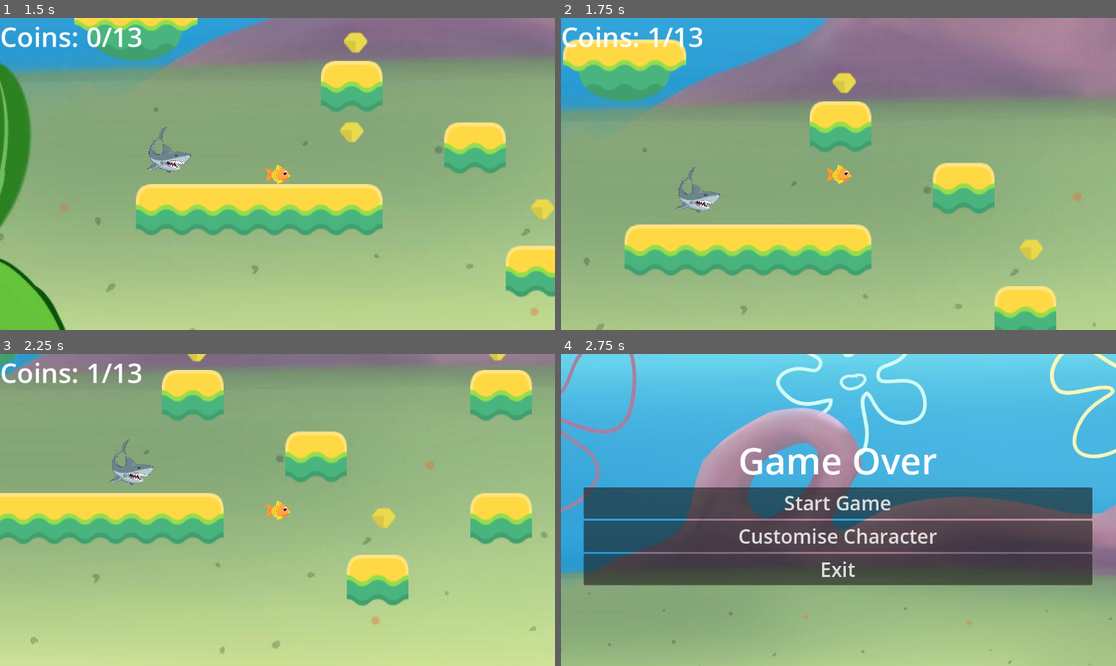
Above: before the commit, frames 1-4 (two rows, left to right).
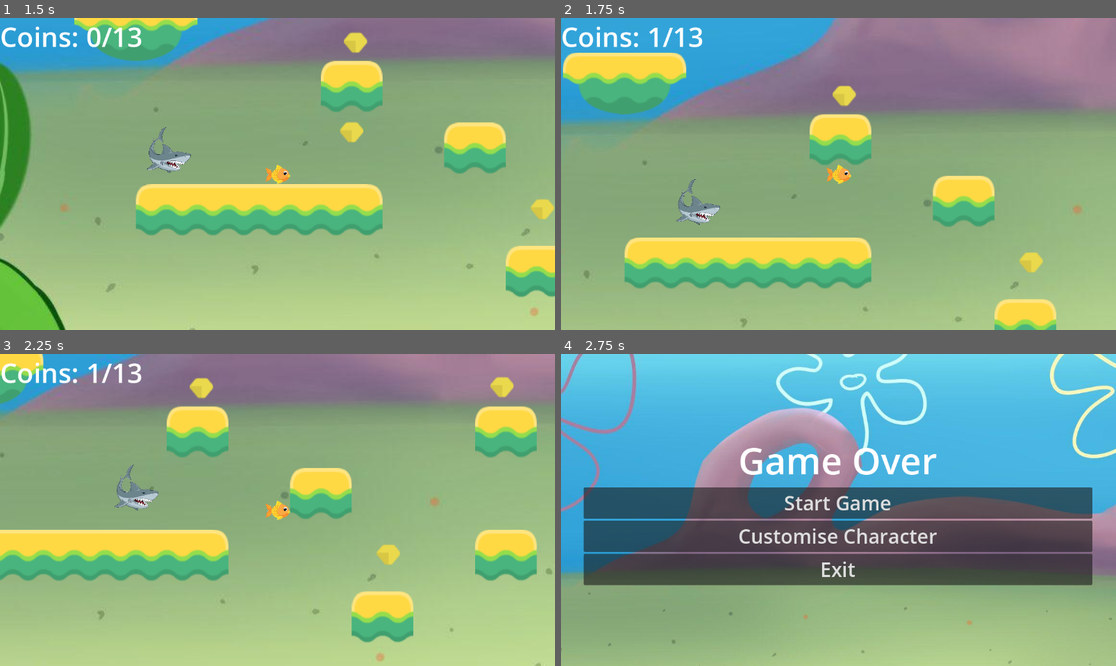
Above: after the commit, the same moments.

Repository: alwod/ADA-GameJam
Game: Godot game, scene res://start_screen.tscn
Same seed, same stepped clock (60 frames per second), same inputs: the game is played once before the commit and once after it.
Inputs:
- Up to frame 1 (1.5 s): click "Start Game" at 0.5 s; hold D (move_right) from 1.28 s (still down); hold S (duck) from 1.28 s (still down)
- Up to frame 2 (1.75 s): keep holding D (move_right); keep holding S (duck); tap Space (jump) at 1.52 s
- Up to frame 3 (2.25 s): keep holding D (move_right); release S (duck) at 2.03 s; tap S (duck) at 2.1 s
- Up to frame 4 (2.75 s): keep holding D (move_right); tap Space (jump) at 2.27 s

Frame 1 is identical in both runs. In frame 2, 21% of the frame differs, in the area x 0-100%, y 0-100%; in frame 3, 40%; in frame 4, nothing differs.

Commit message:
fixed tileset collisionboxes

Diff:
--- a/source/levels/level_1.tscn
+++ b/source/levels/level_1.tscn
@@ -22,34 +22,25 @@
 4:0/0 = 0
 4:0/0/physics_layer_0/polygon_0/points = PackedVector2Array(-32, -32, 32, -32, 32, 32, -32, 32)
 5:0/0 = 0
-5:0/0/physics_layer_0/polygon_0/points = PackedVector2Array(-32, -32, 32, -32, 32, 32, -32, 32)
+5:0/0/physics_layer_0/polygon_0/points = PackedVector2Array(-32, -32, 32, -32, 32, 11.2894745, -32, 12.4184265)
 6:0/0 = 0
-6:0/0/physics_layer_0/polygon_0/points = PackedVector2Array(-32, -32, 32, -32, 32, 32, -32, 32)
+6:0/0/physics_layer_0/polygon_0/points = PackedVector2Array(-32, -32, 32, -32, 32, 13.547371, -32, 13.547371)
 7:0/0 = 0
-7:0/0/physics_layer_0/polygon_0/points = PackedVector2Array(-32, -32, 32, -32, 32, 32, -32, 32)
+7:0/0/physics_layer_0/polygon_0/points = PackedVector2Array(-32, -32, 32, -32, 32, 13.547371, -32, 13.547371)
 8:0/0 = 0
-8:0/0/physics_layer_0/polygon_0/points = PackedVector2Array(-32, -32, 32, -32, 32, 32, -32, 32)
+8:0/0/physics_layer_0/polygon_0/points = PackedVector2Array(-32, -32, 32, -32, 32, 13.547371, -32, 13.547371)
 9:0/0 = 0
 10:0/0 = 0
 11:0/0 = 0
 12:0/0 = 0
-12:0/0/physics_layer_0/polygon_0/points = PackedVector2Array(-32, -32, 32, -32, 32, 32, -32, 32)
 13:0/0 = 0
-13:0/0/physics_layer_0/polygon_0/points = PackedVector2Array(-32, -32, 32, -32, 32, 32, -32, 32)
 14:0/0 = 0
-14:0/0/physics_layer_0/polygon_0/points = PackedVector2Array(-32, -32, 32, -32, 32, 32, -32, 32)
 15:0/0 = 0
-15:0/0/physics_layer_0/polygon_0/points = PackedVector2Array(-32, -32, 32, -32, 32, 32, -32, 32)
 16:0/0 = 0
-16:0/0/physics_layer_0/polygon_0/points = PackedVector2Array(-32, -32, 32, -32, 32, 32, -32, 32)
 17:0/0 = 0
-17:0/0/physics_layer_0/polygon_0/points = PackedVector2Array(-32, -32, 32, -32, 32, 32, -32, 32)
 18:0/0 = 0
-18:0/0/physics_layer_0/polygon_0/points = PackedVector2Array(-32, -32, 32, -32, 32, 32, -32, 32)
 19:0/0 = 0
-19:0/0/physics_layer_0/polygon_0/points = PackedVector2Array(-32, -32, 32, -32, 32, 32, -32, 32)
 20:0/0 = 0
-20:0/0/physics_layer_0/polygon_0/points = PackedVector2Array(-32, -32, 32, -32, 32, 32, -32, 32)
 21:0/0 = 0
 21:0/0/physics_layer_0/polygon_0/points = PackedVector2Array(-32, -32, 32, -32, 32, 32, -32, 32)
 0:1/0 = 0
@@ -74,23 +65,18 @@
 10:1/0 = 0
 11:1/0 = 0
 12:1/0 = 0
-12:1/0/physics_layer_0/polygon_0/points = PackedVector2Array(-32, -32, 32, -32, 32, 32, -32, 32)
 13:1/0 = 0
-13:1/0/physics_layer_0/polygon_0/points = PackedVector2Array(-32, -32, 32, -32, 32, 32, -32, 32)
 14:1/0 = 0
-14:1/0/physics_layer_0/polygon_0/points = PackedVector2Array(-32, -32, 32, -32, 32, 32, -32, 32)
 15:1/0 = 0
-15:1/0/physics_layer_0/polygon_0/points = PackedVector2Array(-32, -32, 32, -32, 32, 32, -32, 32)
 16:1/0 = 0
-16:1/0/physics_layer_0/polygon_0/points = PackedVector2Array(-32, -32, 32, -32, 32, 32, -32, 32)
 17:1/0 = 0
-17:1/0/physics_layer_0/polygon_0/points = PackedVector2Array(-32, -32, 32, -32, 32, 32, -32, 32)
+17:1/0/physics_layer_0/polygon_0/points = PackedVector2Array(-32, 1.1289482, 32, 1.1289482, 32, 32, -32, 32)
 18:1/0 = 0
-18:1/0/physics_layer_0/polygon_0/points = PackedVector2Array(-32, -32, 32, -32, 32, 32, -32, 32)
+18:1/0/physics_layer_0/polygon_0/points = PackedVector2Array(-32, 1.1289482, 32, 1.1289482, 32, 32, -32, 32)
 19:1/0 = 0
-19:1/0/physics_layer_0/polygon_0/points = PackedVector2Array(-32, -32, 32, -32, 32, 32, -32, 32)
+19:1/0/physics_layer_0/polygon_0/points = PackedVector2Array(-32, 1.1289482, 32, 1.1289482, 32, 32, -32, 32)
 20:1/0 = 0
-20:1/0/physics_layer_0/polygon_0/points = PackedVector2Array(-32, -32, 32, -32, 32, 32, -32, 32)
+20:1/0/physics_layer_0/polygon_0/points = PackedVector2Array(-32, 1.1289482, 32, 1.1289482, 32, 32, -32, 32)
 21:1/0 = 0
 21:1/0/physics_layer_0/polygon_0/points = PackedVector2Array(-32, -32, 32, -32, 32, 32, -32, 32)
 0:2/0 = 0
@@ -108,22 +94,17 @@
 6:2/0 = 0
 6:2/0/physics_layer_0/polygon_0/points = PackedVector2Array(-32, -32, 32, -32, 32, 32, -32, 32)
 7:2/0 = 0
-7:2/0/physics_layer_0/polygon_0/points = PackedVector2Array(-32, -32, 32, -32, 32, 32, -32, 32)
+7:2/0/physics_layer_0/polygon_0/points = PackedVector2Array(-32, -32, 32, -32, 32, 32, -32, -10.16053)
 8:2/0 = 0
-8:2/0/physics_layer_0/polygon_0/points = PackedVector2Array(-32, -32, 32, -32, 32, 32, -32, 32)
+8:2/0/physics_layer_0/polygon_0/points = PackedVector2Array(-32, -32, 32, -32, 32, -9.031582, -32, 32)
 9:2/0 = 0
 10:2/0 = 0
 11:2/0 = 0
 12:2/0 = 0
-12:2/0/physics_layer_0/polygon_0/points = PackedVector2Array(-32, -32, 32, -32, 32, 32, -32, 32)
 13:2/0 = 0
-13:2/0/physics_layer_0/polygon_0/points = PackedVector2Array(-32, -32, 32, -32, 32, 32, -32, 32)
 14:2/0 = 0
-14:2/0/physics_layer_0/polygon_0/points = PackedVector2Array(-32, -32, 32, -32, 32, 32, -32, 32)
 15:2/0 = 0
-15:2/0/physics_layer_0/polygon_0/points = PackedVector2Array(-32, -32, 32, -32, 32, 32, -32, 32)
 16:2/0 = 0
-16:2/0/physics_layer_0/polygon_0/points = PackedVector2Array(-32, -32, 32, -32, 32, 32, -32, 32)
 17:2/0 = 0
 17:2/0/physics_layer_0/polygon_0/points = PackedVector2Array(-32, -32, 32, -32, 32, 32, -32, 32)
 18:2/0 = 0
@@ -145,26 +126,21 @@
 4:3/0 = 0
 4:3/0/physics_layer_0/polygon_0/points = PackedVector2Array(-32, -32, 32, -32, 32, 32, -32, 32)
 5:3/0 = 0
-5:3/0/physics_layer_0/polygon_0/points = PackedVector2Array(-32, -32, 32, -32, 32, 32, -32, 32)
+5:3/0/physics_layer_0/polygon_0/points = PackedVector2Array(-32, -32, 32, -32, 32, 13.547371, -32, 13.547371)
 6:3/0 = 0
-6:3/0/physics_layer_0/polygon_0/points = PackedVector2Array(-32, -32, 32, -32, 32, 32, -32, 32)
+6:3/0/physics_layer_0/polygon_0/points = PackedVector2Array(-32, -32, 32, -32, 32, 13.547371, -32, 13.547371)
 7:3/0 = 0
-7:3/0/physics_layer_0/polygon_0/points = PackedVector2Array(-32, -32, 32, -32, 32, 32, -32, 32)
+7:3/0/physics_layer_0/polygon_0/points = PackedVector2Array(-32, -32, 32, -32, 32, 13.547371, -32, 13.547371)
 8:3/0 = 0
-8:3/0/physics_layer_0/polygon_0/points = PackedVector2Array(-32, -32, 32, -32, 32, 32, -32, 32)
+8:3/0/physics_layer_0/polygon_0/points = PackedVector2Array(-32, -32, 32, -32, 32, 13.547371, -32, 13.547371)
 9:3/0 = 0
 10:3/0 = 0
 11:3/0 = 0
 12:3/0 = 0
-12:3/0/physics_layer_0/polygon_0/points = PackedVector2Array(-32, -32, 32, -32, 32, 32, -32, 32)
 13:3/0 = 0
-13:3/0/physics_layer_0/polygon_0/points = PackedVector2Array(-32, -32, 32, -32, 32, 32, -32, 32)
 14:3/0 = 0
-14:3/0/physics_layer_0/polygon_0/points = PackedVector2Array(-32, -32, 32, -32, 32, 32, -32, 32)
 15:3/0 = 0
-15:3/0/physics_layer_0/polygon_0/points = PackedVector2Array(-32, -32, 32, -32, 32, 32, -32, 32)
 16:3/0 = 0
-16:3/0/physics_layer_0/polygon_0/points = PackedVector2Array(-32, -32, 32, -32, 32, 32, -32, 32)
 17:3/0 = 0
 17:3/0/physics_layer_0/polygon_0/points = PackedVector2Array(-32, -32, 32, -32, 32, 32, -32, 32)
 18:3/0 = 0
@@ -197,15 +173,10 @@
 10:4/0 = 0
 11:4/0 = 0
 12:4/0 = 0
-12:4/0/physics_layer_0/polygon_0/points = PackedVector2Array(-32, -32, 32, -32, 32, 32, -32, 32)
 13:4/0 = 0
-13:4/0/physics_layer_0/polygon_0/points = PackedVector2Array(-32, -32, 32, -32, 32, 32, -32, 32)
 14:4/0 = 0
-14:4/0/physics_layer_0/polygon_0/points = PackedVector2Array(-32, -32, 32, -32, 32, 32, -32, 32)
 15:4/0 = 0
-15:4/0/physics_layer_0/polygon_0/points = PackedVector2Array(-32, -32, 32, -32, 32, 32, -32, 32)
 16:4/0 = 0
-16:4/0/physics_layer_0/polygon_0/points = PackedVector2Array(-32, -32, 32, -32, 32, 32, -32, 32)
 17:4/0 = 0
 17:4/0/physics_layer_0/polygon_0/points = PackedVector2Array(-32, -32, 32, -32, 32, 32, -32, 32)
 18:4/0 = 0
@@ -266,13 +237,13 @@
 4:6/0 = 0
 4:6/0/physics_layer_0/polygon_0/points = PackedVector2Array(-32, -32, 32, -32, 32, 32, -32, 32)
 5:6/0 = 0
-5:6/0/physics_layer_0/polygon_0/points = PackedVector2Array(-32, -32, 32, -32, 32, 32, -32, 32)
+5:6/0/physics_layer_0/polygon_0/points = PackedVector2Array(-32, -32, 32, -32, 32, 13.547371, -32, 13.547371)
 6:6/0 = 0
-6:6/0/physics_layer_0/polygon_0/points = PackedVector2Array(-32, -32, 32, -32, 32, 32, -32, 32)
+6:6/0/physics_layer_0/polygon_0/points = PackedVector2Array(-32, -32, 32, -32, 32, 13.547371, -32, 13.547371)
 7:6/0 = 0
-7:6/0/physics_layer_0/polygon_0/points = PackedVector2Array(-32, -32, 32, -32, 32, 32, -32, 32)
+7:6/0/physics_layer_0/polygon_0/points = PackedVector2Array(-32, -32, 32, -32, 32, 13.547371, -32, 13.547371)
 8:6/0 = 0
-8:6/0/physics_layer_0/polygon_0/points = PackedVector2Array(-32, -32, 32, -32, 32, 32, -32, 32)
+8:6/0/physics_layer_0/polygon_0/points = PackedVector2Array(-32, -32, 32, -32, 32, 13.547371, -32, 13.547371)
 9:6/0 = 0
 10:6/0 = 0
 11:6/0 = 0
@@ -318,21 +289,17 @@
 10:7/0 = 0
 11:7/0 = 0
 12:7/0 = 0
-12:7/0/physics_layer_0/polygon_0/points = PackedVector2Array(-32, -32, 32, -32, 32, 32, -32, 32)
+12:7/0/physics_layer_0/polygon_0/points = PackedVector2Array(-32, 15.240791, 32, 14.676323, 32, 32, -32, 32)
 13:7/0 = 0
-13:7/0/physics_layer_0/polygon_0/points = PackedVector2Array(-32, -32, 32, -32, 32, 32, -32, 32)
+13:7/0/physics_layer_0/polygon_0/points = PackedVector2Array(-32, 15.240791, 32, 14.676323, 32, 32, -32, 32)
 14:7/0 = 0
-14:7/0/physics_layer_0/polygon_0/points = PackedVector2Array(-32, -32, 32, -32, 32, 32, -32, 32)
+14:7/0/physics_layer_0/polygon_0/points = PackedVector2Array(-32, 15.240791, 32, 14.676323, 32, 32, -32, 32)
 15:7/0 = 0
-15:7/0/physics_layer_0/polygon_0/points = PackedVector2Array(-32, -32, 32, -32, 32, 32, -32, 32)
+15:7/0/physics_layer_0/polygon_0/points = PackedVector2Array(-32, 15.240791, 32, 14.676323, 32, 32, -32, 32)
 16:7/0 = 0
-16:7/0/physics_layer_0/polygon_0/points = PackedVector2Array(-32, -32, 32, -32, 32, 32, -32, 32)
 17:7/0 = 0
-17:7/0/physics_layer_0/polygon_0/points = PackedVector2Array(-32, -32, 32, -32, 32, 32, -32, 32)
 18:7/0 = 0
-18:7/0/physics_layer_0/polygon_0/points = PackedVector2Array(-32, -32, 32, -32, 32, 32, -32, 32)
 19:7/0 = 0
-19:7/0/physics_layer_0/polygon_0/points = PackedVector2Array(-32, -32, 32, -32, 32, 32, -32, 32)
 20:7/0 = 0
 20:7/0/physics_layer_0/polygon_0/points = PackedVector2Array(-32, -32, 32, -32, 32, 32, -32, 32)
 21:7/0 = 0
@@ -385,24 +352,24 @@
 4:9/0 = 0
 4:9/0/physics_layer_0/polygon_0/points = PackedVector2Array(-32, -32, 32, -32, 32, 32, -32, 32)
 5:9/0 = 0
-5:9/0/physics_layer_0/polygon_0/points = PackedVector2Array(-32, -32, 32, -32, 32, 32, -32, 32)
+5:9/0/physics_layer_0/polygon_0/points = PackedVector2Array(-32, -32, 32, -32, 32, 13.547371, -32, 13.547371)
 6:9/0 = 0
-6:9/0/physics_layer_0/polygon_0/points = PackedVector2Array(-32, -32, 32, -32, 32, 32, -32, 32)
+6:9/0/physics_layer_0/polygon_0/points = PackedVector2Array(-32, -32, 32, -32, 32, 13.547371, -32, 13.547371)
 7:9/0 = 0
-7:9/0/physics_layer_0/polygon_0/points = PackedVector2Array(-32, -32, 32, -32, 32, 32, -32, 32)
+7:9/0/physics_layer_0/polygon_0/points = PackedVector2Array(-32, -32, 32, -32, 32, 13.547371, -32, 13.547371)
 8:9/0 = 0
-8:9/0/physics_layer_0/polygon_0/points = PackedVector2Array(-32, -32, 32, -32, 32, 32, -32, 32)
+8:9/0/physics_layer_0/polygon_0/points = PackedVector2Array(-32, -32, 32, -32, 32, 13.547371, -32, 13.547371)
 9:9/0 = 0
 10:9/0 = 0
 11:9/0 = 0
 12:9/0 = 0
-12:9/0/physics_layer_0/polygon_0/points = PackedVector2Array(-32, -32, 32, -32, 32, 32, -32, 32)
+12:9/0/physics_layer_0/polygon_0/points = PackedVector2Array(-32, 13.547371, 32, 12.4184265, 32, 32, -32, 32)
 13:9/0 = 0
-13:9/0/physics_layer_0/polygon_0/points = PackedVector2Array(-32, -32, 32, -32, 32, 32, -32, 32)
+13:9/0/physics_layer_0/polygon_0/points = PackedVector2Array(-32, 13.547371, 32, 12.4184265, 32, 32, -32, 32)
 14:9/0 = 0
-14:9/0/physics_layer_0/polygon_0/points = PackedVector2Array(-32, -32, 32, -32, 32, 32, -32, 32)
+14:9/0/physics_layer_0/polygon_0/points = PackedVector2Array(-32, 13.547371, 32, 12.4184265, 32, 32, -32, 32)
 15:9/0 = 0
-15:9/0/physics_layer_0/polygon_0/points = PackedVector2Array(-32, -32, 32, -32, 32, 32, -32, 32)
+15:9/0/physics_layer_0/polygon_0/points = PackedVector2Array(-32, 13.547371, 32, 12.4184265, 32, 32, -32, 32)
 16:9/0 = 0
 16:9/0/physics_layer_0/polygon_0/points = PackedVector2Array(-32, -32, 32, -32, 32, 32, -32, 32)
 17:9/0 = 0
@@ -420,9 +387,11 @@
 1:10/0 = 0
 1:10/0/physics_layer_0/polygon_0/points = PackedVector2Array(1.6934204, 0, 32, -32, 32, 32, -32, 32)
 2:10/0 = 0
+2:10/0/physics_layer_0/polygon_0/points = PackedVector2Array(-32, -32, -0.564476, 2.2578964, 32, 32, -32, 32)
 3:10/0 = 0
 3:10/0/physics_layer_0/polygon_0/points = PackedVector2Array(1.6934204, 0, 32, -32, 32, 32, -32, 32)
 4:10/0 = 0
+4:10/0/physics_layer_0/polygon_0/points = PackedVector2Array(-32, -32, 1.1289482, 1.1289482, 32, 32, -32, 32)
 5:10/0 = 0
 5:10/0/physics_layer_0/polygon_0/points = PackedVector2Array(-32, -32, 32, -32, 32, 32, -32, 32)
 6:10/0 = 0
